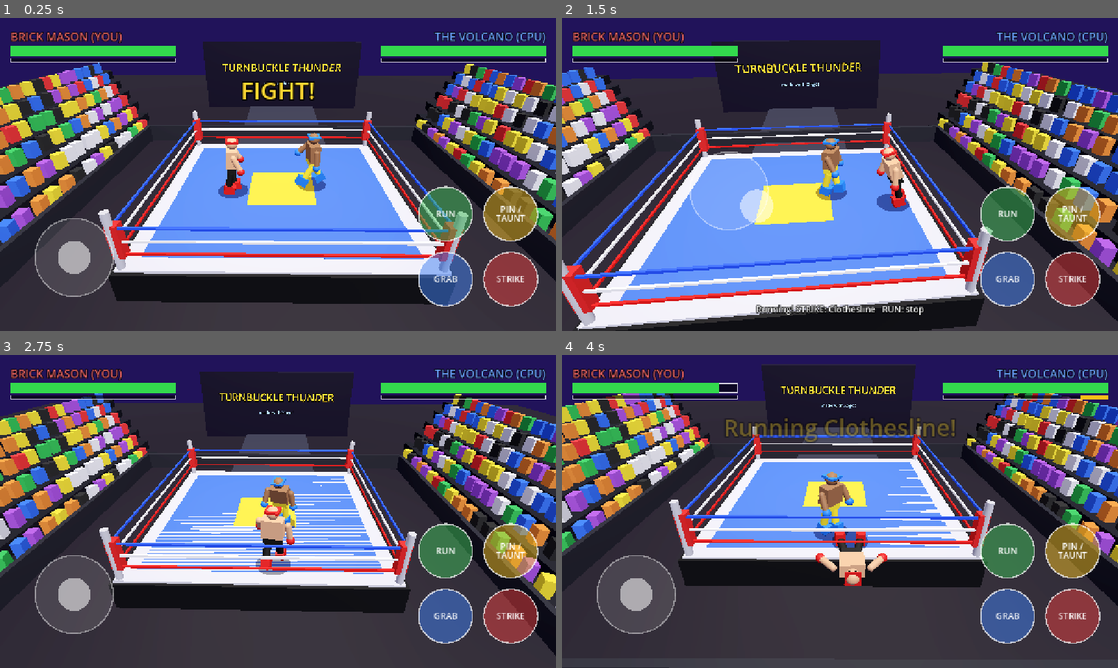
Above: before the commit, frames 1-4 (two rows, left to right).
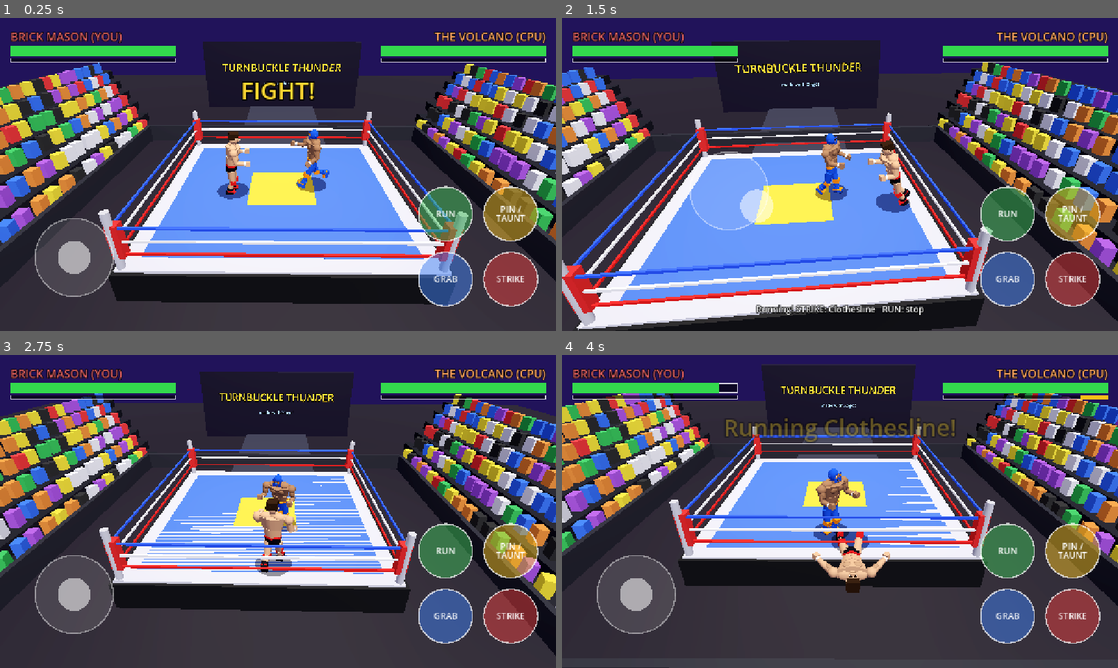
Above: after the commit, the same moments.

Repository: mygoodvibes24/turnbuckle-thunder
Game: Godot game, scene res://main.tscn
The game is run twice, just before and just after one commit, with the same random seed, the same clock (stepped at 60 frames per second) and the same inputs.
Inputs (mouse positions are in pixels of both pictures, inside the frame that each line leads up to):
- Up to frame 1 (0.25 s): no input
- Up to frame 2 (1.5 s): tap Enter at 0.5 s; move the mouse to (962, 158) at 0.52 s; hold D (move_right) 0.53-1.25 s; tap L (run) at 0.6 s; click (962, 158) at 0.67 s; drag from (728, 190) to (812, 237) at 1.27 s
- Up to frame 3 (2.75 s): move the mouse to (333, 442) at 2.02 s; hold D (move_right) from 2.03 s (still down); tap Space (pin) at 2.1 s; tap L (run) at 2.3 s
- Up to frame 4 (4 s): release D (move_right) at 2.75 s; drag from (812, 574) to (673, 464) at 2.77 s; move the mouse to (1006, 558) at 3.52 s; hold A (move_left) from 3.53 s (still down); tap J (strike) at 3.6 s; tap L (run) at 3.8 s

The runs differ from the first frame. In frame 1, 1.4% of the frame differs, in the area x 39-99%, y 4-58%; in frame 2, 1.5%; in frame 3, 1.5%; in frame 4, 2.0%, in the area x 45-99%, y 4-76%.

Commit message:
Rebuild wrestlers with an N64-style low-poly look
Chunky 6-8 sided body parts with V-shaped torsos, traps, pecs and biceps;
jointed elbows and knees with new poses (stance, flex taunt, selling);
16x16 bilinear-filtered pixel faces and a luchador-style mask; per-wrestler
looks (hair style, tights vs trunks, boots) configured from main.gd.

Co-Authored-By: Claude Opus 5.5 <noreply@anthropic.com>
Claude-Session: https://claude.ai/code/session_01RUyHYSJkGGGZ1s8BonUfiU

Diff:
--- a/scripts/main.gd
+++ b/scripts/main.gd
@@ -37,8 +37,18 @@
 	ring_root = Node3D.new()
 	ring_root.position.y = RING_TOP
 	add_child(ring_root)
-	p1 = _spawn("BRICK MASON", Color(0.85, 0.12, 0.12), Color(0.1, 0.1, 0.1), Color(0.86, 0.64, 0.48), false, Vector3(-1.8, 0, 0.3))
-	p2 = _spawn("THE VOLCANO", Color(0.15, 0.45, 0.95), Color(0.95, 0.85, 0.2), Color(0.55, 0.38, 0.26), true, Vector3(1.8, 0, -0.3))
+	# Each look: colors + style switches used by wrestler.gd's N64-style model.
+	var brick := {
+		"gear": Color(0.85, 0.12, 0.12), "trunks": Color(0.08, 0.08, 0.1), "boot_color": Color(0.1, 0.1, 0.12),
+		"skin": Color(0.87, 0.64, 0.47), "hair": "flattop", "hair_color": Color(0.18, 0.12, 0.08),
+	}
+	var volcano := {
+		"gear": Color(1.0, 0.5, 0.1), "trunks": Color(0.12, 0.3, 0.85), "boot_color": Color(0.12, 0.3, 0.85),
+		"skin": Color(0.6, 0.42, 0.3), "tights": true, "mask": true,
+		"mask_color": Color(0.12, 0.3, 0.85), "mask_trim": Color(1.0, 0.55, 0.1), "hair_color": Color.BLACK,
+	}
+	p1 = _spawn("BRICK MASON", brick, false, Vector3(-1.8, 0, 0.3))
+	p2 = _spawn("THE VOLCANO", volcano, true, Vector3(1.8, 0, -0.3))
 	p1.opponent = p2
 	p2.opponent = p1
 	p1._snap_face_opponent()
@@ -230,10 +240,10 @@
 	add_child(mmi)
 
 
-func _spawn(n: String, gear: Color, trunks: Color, skin: Color, cpu: bool, pos: Vector3) -> Node3D:
+func _spawn(n: String, look: Dictionary, cpu: bool, pos: Vector3) -> Node3D:
 	var w: Node3D = Wrestler.new()
 	ring_root.add_child(w)
-	w.setup(n, gear, trunks, skin, cpu)
+	w.setup(n, look, cpu)
 	w.position = pos
 	w.announce.connect(func(text): _announce(text, 1.2))
 	w.impact.connect(func(s): cam_shake = max(cam_shake, s))
--- a/scripts/wrestler.gd
+++ b/scripts/wrestler.gd
@@ -78,30 +78,47 @@
 var arm_r: Node3D
 var leg_l: Node3D
 var leg_r: Node3D
-
-
-func setup(p_name: String, p_gear: Color, p_trunks: Color, p_skin: Color, p_cpu: bool) -> void:
+var elbow_l: Node3D
+var elbow_r: Node3D
+var knee_l: Node3D
+var knee_r: Node3D
+var look := {}
+
+
+func setup(p_name: String, p_look: Dictionary, p_cpu: bool) -> void:
 	display_name = p_name
-	gear_color = p_gear
-	trunk_color = p_trunks
-	skin_color = p_skin
+	look = p_look
+	gear_color = look.get("gear", Color.RED)
+	trunk_color = look.get("trunks", Color.BLACK)
+	skin_color = look.get("skin", Color(0.86, 0.64, 0.48))
 	is_cpu = p_cpu
 	_build_body()
 
 
 # ---------------------------------------------------------------- body building
-
-func _mat(c: Color) -> StandardMaterial3D:
+# N64-style look: chunky low-poly parts (6-8 sided), matte materials, and tiny
+# pixel textures for faces/masks with bilinear filtering (that soft N64 blur).
+
+func _mat(c: Color, tex: Texture2D = null) -> StandardMaterial3D:
 	var m := StandardMaterial3D.new()
 	m.albedo_color = c
-	m.roughness = 0.6
+	m.roughness = 1.0
+	m.metallic_specular = 0.15
+	m.diffuse_mode = BaseMaterial3D.DIFFUSE_LAMBERT
+	m.specular_mode = BaseMaterial3D.SPECULAR_DISABLED
+	if tex:
+		m.albedo_texture = tex
+		m.texture_filter = BaseMaterial3D.TEXTURE_FILTER_LINEAR
+		m.transparency = BaseMaterial3D.TRANSPARENCY_ALPHA_SCISSOR
+		m.alpha_scissor_threshold = 0.5
 	return m
 
 
-func _add_mesh(parent: Node3D, mesh: Mesh, pos: Vector3, mat: Material) -> MeshInstance3D:
+func _add_mesh(parent: Node3D, mesh: Mesh, pos: Vector3, mat: Material, scl := Vector3.ONE) -> MeshInstance3D:
 	var mi := MeshInstance3D.new()
 	mi.mesh = mesh
 	mi.position = pos
+	mi.scale = scl
 	mi.material_override = mat
 	mi.cast_shadow = GeometryInstance3D.SHADOW_CASTING_SETTING_OFF
 	parent.add_child(mi)
@@ -114,73 +131,180 @@
 	return _add_mesh(parent, b, pos, mat)
 
 
-func _sphere(parent: Node3D, r: float, pos: Vector3, mat: Material) -> MeshInstance3D:
+func _ball(parent: Node3D, r: float, pos: Vector3, mat: Material, scl := Vector3.ONE, segs := 7, hemi := false) -> MeshInstance3D:
 	var s := SphereMesh.new()
 	s.radius = r
 	s.height = r * 2.0
-	s.radial_segments = 16
-	s.rings = 8
-	return _add_mesh(parent, s, pos, mat)
-
-
-func _limb(parent: Node3D, pivot_pos: Vector3, radius: float, length: float, mat: Material, end_mat: Material, end_is_boot: bool) -> Node3D:
-	var pivot := Node3D.new()
-	pivot.position = pivot_pos
-	parent.add_child(pivot)
-	var c := CapsuleMesh.new()
-	c.radius = radius
-	c.height = length
-	c.radial_segments = 10
-	c.rings = 4
-	_add_mesh(pivot, c, Vector3(0, -length * 0.5, 0), mat)
-	if end_is_boot:
-		_box(pivot, Vector3(radius * 2.3, radius * 2.6, radius * 3.2), Vector3(0, -length + radius * 1.1, radius * 0.4), end_mat)
+	s.is_hemisphere = hemi
+	s.radial_segments = segs
+	s.rings = 4
+	return _add_mesh(parent, s, pos, mat, scl)
+
+
+func _prism(parent: Node3D, top_r: float, bottom_r: float, h: float, pos: Vector3, mat: Material, scl := Vector3.ONE, segs := 6) -> MeshInstance3D:
+	var c := CylinderMesh.new()
+	c.top_radius = top_r
+	c.bottom_radius = bottom_r
+	c.height = h
+	c.radial_segments = segs
+	c.rings = 1
+	return _add_mesh(parent, c, pos, mat, scl)
+
+
+func _pivot(parent: Node3D, pos: Vector3) -> Node3D:
+	var p := Node3D.new()
+	p.position = pos
+	parent.add_child(p)
+	return p
+
+
+# --- tiny pixel textures -----------------------------------------------------
+
+func _px(img: Image, x: int, y: int, w: int, h: int, c: Color) -> void:
+	img.fill_rect(Rect2i(x, y, w, h), c)
+
+
+func _face_texture() -> ImageTexture:
+	# 16x16 face drawn on a transparent card in front of the head.
+	var img := Image.create_empty(16, 16, false, Image.FORMAT_RGBA8)
+	img.fill(Color(0, 0, 0, 0))
+	var dark := Color(0.12, 0.07, 0.05)
+	var shade := skin_color.darkened(0.25)
+	if look.get("mask", false):
+		var mask: Color = look["mask_color"]
+		var trim: Color = look["mask_trim"]
+		img.fill(mask)
+		# flame-shaped trim around the eyes
+		_px(img, 1, 4, 6, 4, trim)
+		_px(img, 9, 4, 6, 4, trim)
+		_px(img, 2, 3, 2, 1, trim)
+		_px(img, 12, 3, 2, 1, trim)
+		_px(img, 7, 1, 2, 4, trim)
+		# eye holes
+		_px(img, 2, 5, 4, 2, Color.WHITE)
+		_px(img, 10, 5, 4, 2, Color.WHITE)
+		_px(img, 4, 5, 2, 2, dark)
+		_px(img, 10, 5, 2, 2, dark)
+		# mouth hole
+		_px(img, 5, 11, 6, 3, skin_color)
+		_px(img, 6, 12, 4, 1, dark)
 	else:
-		_sphere(pivot, radius * 1.35, Vector3(0, -length + radius * 0.6, 0), end_mat)
-	return pivot
-
+		# brows, eyes, nose shading, stern mouth, stubble
+		_px(img, 2, 4, 5, 1, look["hair_color"])
+		_px(img, 9, 4, 5, 1, look["hair_color"])
+		_px(img, 3, 6, 3, 2, Color.WHITE)
+		_px(img, 10, 6, 3, 2, Color.WHITE)
+		_px(img, 4, 6, 2, 2, dark)
+		_px(img, 10, 6, 2, 2, dark)
+		_px(img, 7, 7, 2, 3, shade)
+		_px(img, 5, 12, 6, 1, dark)
+		_px(img, 4, 13, 8, 2, shade.lerp(look["hair_color"], 0.35))
+	return ImageTexture.create_from_image(img)
+
+
+# --- the model ------------------------------------------------------------------
 
 func _build_body() -> void:
 	var skin := _mat(skin_color)
+	var skin_dark := _mat(skin_color.darkened(0.15))
 	var gear := _mat(gear_color)
 	var trunks := _mat(trunk_color)
-
-	# Blob shadow (does not follow the pose, stays on the mat)
+	var boots := _mat(look.get("boot_color", gear_color))
+	var tape := _mat(Color(0.92, 0.92, 0.88))
+	var legs_mat := trunks if look.get("tights", false) else skin
+	var hair := _mat(look.get("hair_color", Color.BLACK))
+
+	# Blob shadow (stays flat on the mat)
 	var sh := CylinderMesh.new()
-	sh.top_radius = 0.55
-	sh.bottom_radius = 0.55
+	sh.top_radius = 0.6
+	sh.bottom_radius = 0.6
 	sh.height = 0.01
+	sh.radial_segments = 10
 	var sh_mat := StandardMaterial3D.new()
-	sh_mat.albedo_color = Color(0, 0, 0, 0.45)
+	sh_mat.albedo_color = Color(0, 0, 0, 0.5)
 	sh_mat.transparency = BaseMaterial3D.TRANSPARENCY_ALPHA
 	sh_mat.shading_mode = BaseMaterial3D.SHADING_MODE_UNSHADED
 	_add_mesh(self, sh, Vector3(0, 0.03, 0), sh_mat)
 
-	pose_root = Node3D.new()
-	add_child(pose_root)
-
-	hips = Node3D.new()
-	hips.position = Vector3(0, 0.95, 0)
-	pose_root.add_child(hips)
-
-	torso = Node3D.new()
-	hips.add_child(torso)
-	_box(torso, Vector3(0.66, 0.6, 0.38), Vector3(0, 0.44, 0), skin)       # chest
-	_box(torso, Vector3(0.54, 0.26, 0.34), Vector3(0, 0.07, 0), trunks)    # trunks
-	_box(torso, Vector3(0.56, 0.07, 0.36), Vector3(0, 0.2, 0), gear)       # belt
-
-	head = Node3D.new()
-	head.position = Vector3(0, 0.82, 0)
-	torso.add_child(head)
-	_sphere(head, 0.2, Vector3(0, 0.12, 0), skin)
-	_box(head, Vector3(0.42, 0.07, 0.42), Vector3(0, 0.2, 0), gear)       # headband
-	_box(head, Vector3(0.05, 0.04, 0.02), Vector3(-0.08, 0.14, 0.19), _mat(Color.BLACK))
-	_box(head, Vector3(0.05, 0.04, 0.02), Vector3(0.08, 0.14, 0.19), _mat(Color.BLACK))
-
-	arm_l = _limb(torso, Vector3(-0.43, 0.66, 0), 0.1, 0.7, skin, gear, false)
-	arm_r = _limb(torso, Vector3(0.43, 0.66, 0), 0.1, 0.7, skin, gear, false)
-	leg_l = _limb(hips, Vector3(-0.16, 0.0, 0), 0.12, 0.9, trunks, gear, true)
-	leg_r = _limb(hips, Vector3(0.16, 0.0, 0), 0.12, 0.9, trunks, gear, true)
+	pose_root = _pivot(self, Vector3.ZERO)
+	hips = _pivot(pose_root, Vector3(0, 0.95, 0))
+
+	# Pelvis / trunks
+	_prism(hips, 0.27, 0.24, 0.3, Vector3(0, 0.0, 0), trunks, Vector3(1, 1, 0.72))
+	_prism(hips, 0.285, 0.285, 0.06, Vector3(0, 0.16, 0), gear, Vector3(1, 1, 0.74))  # waistband
+
+	# Torso: V-shaped, wide lats and chest, big traps
+	torso = _pivot(hips, Vector3(0, 0.15, 0))
+	_prism(torso, 0.31, 0.26, 0.3, Vector3(0, 0.15, 0), skin, Vector3(1, 1, 0.7))         # abs
+	_prism(torso, 0.44, 0.31, 0.4, Vector3(0, 0.49, 0), skin, Vector3(1, 1, 0.6))         # chest/lats
+	_ball(torso, 0.14, Vector3(-0.13, 0.55, 0.19), skin_dark, Vector3(1.05, 0.7, 0.45), 6) # pecs
+	_ball(torso, 0.14, Vector3(0.13, 0.55, 0.19), skin_dark, Vector3(1.05, 0.7, 0.45), 6)
+	_box(torso, Vector3(0.05, 0.22, 0.04), Vector3(0, 0.2, 0.19), skin_dark)              # ab line
+	_ball(torso, 0.17, Vector3(-0.2, 0.7, -0.03), skin, Vector3(1.15, 0.6, 0.9), 6)       # traps
+	_ball(torso, 0.17, Vector3(0.2, 0.7, -0.03), skin, Vector3(1.15, 0.6, 0.9), 6)
+
+	# Neck + head
+	_prism(torso, 0.1, 0.12, 0.16, Vector3(0, 0.76, 0), skin, Vector3.ONE, 6)
+	head = _pivot(torso, Vector3(0, 0.8, 0.0))
+	var head_mat := skin
+	if look.get("mask", false):
+		head_mat = _mat(look["mask_color"])
+	_ball(head, 0.17, Vector3(0, 0.15, 0), head_mat, Vector3(0.92, 1.12, 1.0), 8)
+	_ball(head, 0.05, Vector3(-0.155, 0.14, 0), head_mat, Vector3(0.6, 1.0, 0.8), 5)     # ears
+	_ball(head, 0.05, Vector3(0.155, 0.14, 0), head_mat, Vector3(0.6, 1.0, 0.8), 5)
+	var face := QuadMesh.new()
+	face.size = Vector2(0.27, 0.29)
+	_add_mesh(head, face, Vector3(0, 0.14, 0.182), _mat(Color.WHITE, _face_texture()))
+	_box(head, Vector3(0.06, 0.07, 0.06), Vector3(0, 0.12, 0.185), head_mat)              # nose
+	match look.get("hair", "none"):
+		"flattop":
+			_box(head, Vector3(0.31, 0.13, 0.33), Vector3(0, 0.31, -0.01), hair)
+			_box(head, Vector3(0.33, 0.12, 0.2), Vector3(0, 0.22, -0.08), hair)
+		"long":
+			_ball(head, 0.185, Vector3(0, 0.2, -0.01), hair, Vector3(1, 1, 1), 8, true)
+			_box(head, Vector3(0.34, 0.38, 0.12), Vector3(0, 0.02, -0.13), hair)
+		"mohawk":
+			_box(head, Vector3(0.07, 0.14, 0.34), Vector3(0, 0.33, -0.01), hair)
+
+	# Arms: shoulder -> elbow -> fist
+	arm_l = _build_arm(-1, skin, skin_dark, tape)
+	arm_r = _build_arm(1, skin, skin_dark, tape)
+
+	# Legs: hip -> knee -> boot
+	leg_l = _build_leg(-1, legs_mat, gear, boots)
+	leg_r = _build_leg(1, legs_mat, gear, boots)
+
+
+func _build_arm(side: int, skin: Material, skin_dark: Material, tape: Material) -> Node3D:
+	var sh := _pivot(torso, Vector3(0.47 * side, 0.63, 0))
+	_ball(sh, 0.15, Vector3(0, -0.02, 0), skin, Vector3(1.0, 0.95, 1.0), 6)               # deltoid
+	_prism(sh, 0.115, 0.09, 0.36, Vector3(0, -0.2, 0), skin)                             # upper arm
+	_ball(sh, 0.085, Vector3(0, -0.2, 0.06), skin_dark, Vector3(0.9, 1.4, 0.8), 5)        # bicep
+	var el := _pivot(sh, Vector3(0, -0.37, 0))
+	if side < 0:
+		elbow_l = el
+	else:
+		elbow_r = el
+	_prism(el, 0.09, 0.075, 0.32, Vector3(0, -0.15, 0), skin)                            # forearm
+	_prism(el, 0.082, 0.082, 0.08, Vector3(0, -0.29, 0), tape)                           # wrist tape
+	_box(el, Vector3(0.15, 0.15, 0.16), Vector3(0, -0.39, 0.01), skin)                   # fist
+	return sh
+
+
+func _build_leg(side: int, legs_mat: Material, gear: Material, boots: Material) -> Node3D:
+	var hp := _pivot(hips, Vector3(0.15 * side, -0.05, 0))
+	_prism(hp, 0.145, 0.11, 0.44, Vector3(0, -0.21, 0), legs_mat)                        # thigh
+	var kn := _pivot(hp, Vector3(0, -0.44, 0))
+	if side < 0:
+		knee_l = kn
+	else:
+		knee_r = kn
+	_box(kn, Vector3(0.21, 0.15, 0.2), Vector3(0, -0.01, 0.03), gear)                    # kneepad
+	_prism(kn, 0.105, 0.085, 0.3, Vector3(0, -0.17, 0), legs_mat)                        # shin
+	_prism(kn, 0.11, 0.115, 0.17, Vector3(0, -0.33, 0), boots)                           # boot top
+	_box(kn, Vector3(0.19, 0.12, 0.3), Vector3(0, -0.44, 0.05), boots)                   # boot foot
+	_box(kn, Vector3(0.2, 0.03, 0.31), Vector3(0, -0.36, 0.05), gear)  # boot trim
+	return hp
 
 
 # ---------------------------------------------------------------- helpers
@@ -637,6 +761,10 @@
 	var ll := Vector3.ZERO
 	var lr := Vector3.ZERO
 	var hip := Vector3.ZERO
+	var el_l := Vector3(-0.6, 0, 0)  # elbows: -x bends the forearm forward/up
+	var el_r := Vector3(-0.6, 0, 0)
+	var kn_l := 0.12  # knees: +x bends the shin back
+	var kn_r := 0.12
 	var root_x := 0.0
 	var root_y := 0.0
 	var direct := false
@@ -644,40 +772,63 @@
 	match state:
 		S.IDLE:
 			var b := sin(anim_clock * 3.0)
-			al.x = -0.55 + b * 0.06
-			ar.x = -0.55 - b * 0.06
-			hip.x = 0.08
-			ll.x = 0.15
-			lr.x = -0.15
+			al.x = -0.4 + b * 0.06
+			ar.x = -0.4 - b * 0.06
+			el_l.x = -1.25
+			el_r.x = -1.25
+			hip.x = 0.14
+			ll.x = -0.15
+			lr.x = -0.35
+			kn_l = 0.35
+			kn_r = 0.45
 		S.WALK:
 			var s := sin(anim_clock * 9.0)
 			ll.x = s * 0.6
 			lr.x = -s * 0.6
 			al.x = -0.4 - s * 0.45
 			ar.x = -0.4 + s * 0.45
+			el_l.x = -1.0
+			el_r.x = -1.0
+			kn_l = 0.1 + max(0.0, s) * 0.8
+			kn_r = 0.1 + max(0.0, -s) * 0.8
 		S.RUN:
 			var s := sin(anim_clock * 15.0)
 			ll.x = s * 1.0
 			lr.x = -s * 1.0
 			al.x = -0.4 - s * 0.9
 			ar.x = -0.4 + s * 0.9
+			el_l.x = -1.5
+			el_r.x = -1.5
+			kn_l = 0.2 + max(0.0, s) * 1.4
+			kn_r = 0.2 + max(0.0, -s) * 1.4
 			hip.x = 0.3
 		S.PUNCH:
 			var p: float = clamp(t / 0.14, 0.0, 1.0) if t < 0.14 else clamp(1.0 - (t - 0.14) / 0.24, 0.0, 1.0)
 			ar.x = lerp(-0.6, -1.65, p)
-			al.x = -0.9
+			al.x = -0.6
+			el_r.x = lerp(-1.4, -0.05, p)
+			el_l.x = -1.4
+			kn_l = 0.3
+			kn_r = 0.3
 			hip.y = 0.45 * p
 			hip.x = 0.15 * p
 		S.RUN_ATTACK:
 			al.z = -1.5
 			ar.z = 1.5
+			el_l.x = 0.0
+			el_r.x = 0.0
 			hip.x = 0.3
 			ll.x = 0.5
 			lr.x = -0.4
+			kn_r = 0.6
 		S.STUNNED:
 			hip.x = -0.35
 			al.x = 0.4
 			ar.x = 0.3
+			el_l.x = -0.3
+			el_r.x = -0.3
+			kn_l = 0.35
+			kn_r = 0.35
 		S.TIEUP_ATK, S.TIEUP_DEF:
 			al = Vector3(-1.35, 0, 0.3)
 			ar = Vector3(-1.35, 0, -0.3)
@@ -685,17 +836,29 @@
 			hip.z = sin(anim_clock * 18.0) * 0.05
 			ll.x = 0.35
 			lr.x = -0.35
+			el_l.x = -0.75
+			el_r.x = -0.75
+			kn_l = 0.5
+			kn_r = 0.3
 		S.THROWING:
 			var p: float = sin(clamp(t / throw_time, 0.0, 1.0) * PI)
 			al.x = lerp(-1.4, -3.0, p)
 			ar.x = lerp(-1.4, -3.0, p)
 			hip.x = lerp(0.3, -0.45, p)
+			el_l.x = -0.4
+			el_r.x = -0.4
+			kn_l = 0.3
+			kn_r = 0.3
 		S.THROWN:
 			var p: float = clamp(t / throw_time, 0.0, 1.0)
 			root_x = lerp(0.0, throw_end_angle, p)
 			root_y = sin(p * PI) * throw_height + 0.25 * p
 			al.z = -1.3
 			ar.z = 1.3
+			el_l.x = -0.3
+			el_r.x = -0.3
+			kn_l = 0.7
+			kn_r = 0.3
 			direct = true
 		S.DOWN, S.PINNED, S.LOSE:
 			root_x = -PI / 2
@@ -704,6 +867,10 @@
 			ar = Vector3(0, 0, 0.7)
 			ll.z = -0.2
 			lr.z = 0.2
+			ll.x = -0.6
+			kn_l = 1.1
+			el_l.x = -0.2
+			el_r.x = -0.2
 			if state == S.PINNED:
 				al.x = sin(anim_clock * 12.0) * 0.4
 				ar.x = -sin(anim_clock * 12.0) * 0.4
@@ -713,15 +880,28 @@
 			root_y = lerp(0.25, 0.0, p)
 			al.x = -0.8
 			ar.x = -0.8
+			ll.x = lerp(-1.2, 0.0, p)
+			lr.x = lerp(-0.4, 0.0, p)
+			kn_l = lerp(1.6, 0.1, p)
+			kn_r = lerp(1.0, 0.1, p)
 			direct = true
 		S.PINNING:
 			root_x = PI / 2 * 0.95
 			root_y = 0.55
 			al.x = -0.6
 			ar.x = -0.6
+			el_l.x = -0.9
+			el_r.x = -0.9
+			kn_l = 0.9
+			kn_r = 0.9
 		S.TAUNT, S.WIN:
-			al.z = -2.6
-			ar.z = 2.6
+			# double-bicep flex
+			al = Vector3(0, 0, -1.45)
+			ar = Vector3(0, 0, 1.45)
+			el_l = Vector3(0, 0, -1.6)
+			el_r = Vector3(0, 0, 1.6)
+			kn_l = 0.25
+			kn_r = 0.25
 			root_y = abs(sin(t * 6.0)) * 0.15
 			hip.y = sin(t * 3.0) * 0.3
 
@@ -731,6 +911,10 @@
 	leg_l.rotation = leg_l.rotation.lerp(ll, k)
 	leg_r.rotation = leg_r.rotation.lerp(lr, k)
 	hips.rotation = hips.rotation.lerp(hip, k)
+	elbow_l.rotation = elbow_l.rotation.lerp(el_l, k)
+	elbow_r.rotation = elbow_r.rotation.lerp(el_r, k)
+	knee_l.rotation.x = lerp(knee_l.rotation.x, kn_l, k)
+	knee_r.rotation.x = lerp(knee_r.rotation.x, kn_r, k)
 	if direct:
 		pose_root.rotation.x = root_x
 		pose_root.position.y = root_y
